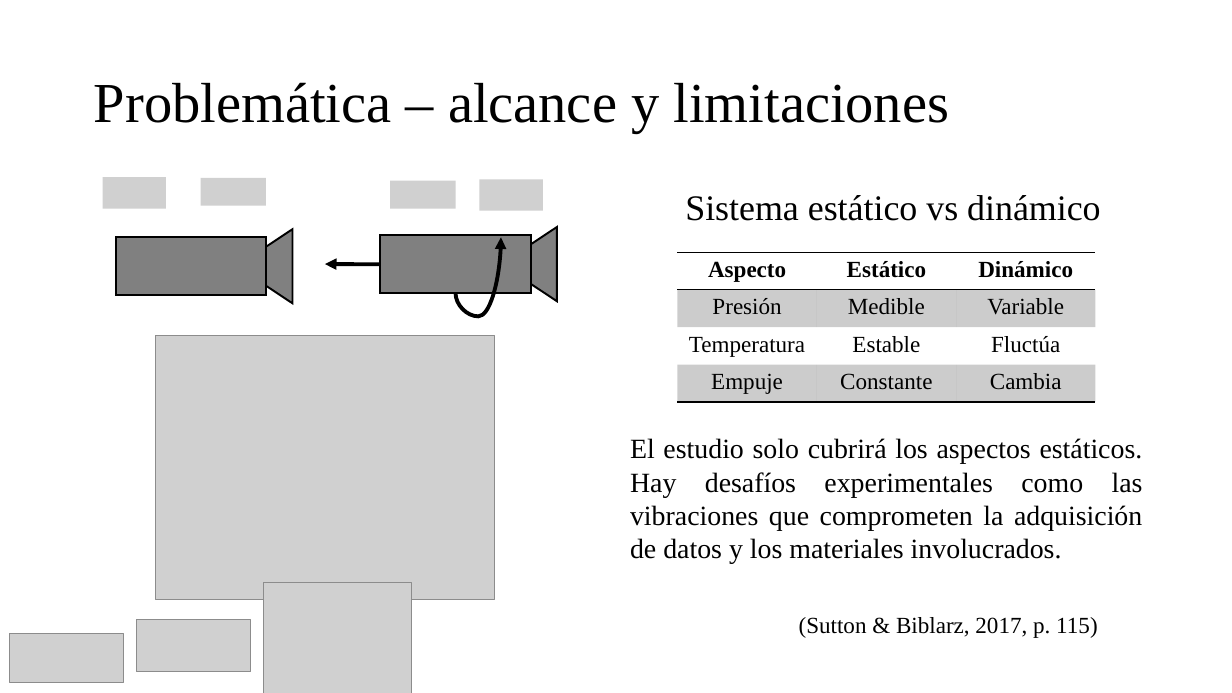
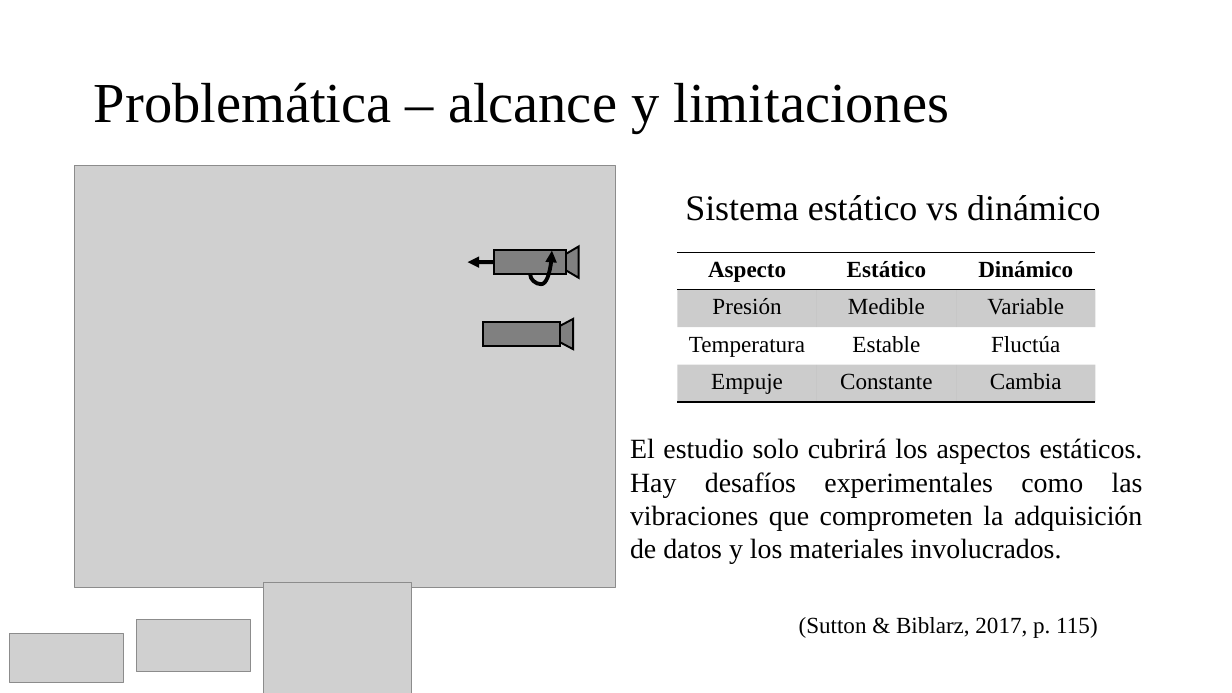
Before and after one commit to Archimedean2345/The-thermal-repository, a slide deck: slide 4 of PIAE2-Presentacion Tecnica.pptx. Drawn at 1232x693 pixels with LibreOffice and Linux fonts; fonts in the diff are those of the drawing; grey boxes stand for pictures; background and template pictures are left out. Boxes give left, top, right and bottom in pixels: in the first picture for what was removed or moved away, otherwise in the second. Text is boxed around its words. In the diff, an @@ line names an element or a change of style, - is before the commit and + after.

```diff
--- a/PIAE2-Presentacion Tecnica.pptx
+++ b/PIAE2-Presentacion Tecnica.pptx
@@ picture: place and size @@
-picture at (155, 335, 494, 600)
+picture at (75, 165, 616, 587)
@@ picture removed at (103, 177, 166, 209) @@
@@ picture removed at (201, 177, 266, 205) @@
@@ picture removed at (480, 179, 543, 211) @@
@@ picture removed at (390, 181, 456, 209) @@
@@ arrow moved from (381, 264) - (325, 264) to (494, 262) - (468, 262) @@
@@ rectangle: place and size @@
-rectangle at (381, 236, 531, 294)
+rectangle at (494, 250, 567, 274)
@@ curved arrow moved from (456, 293) - (501, 238) to (531, 274) - (552, 250) @@
@@ triangle: place and size @@
-triangle at (501, 227, 556, 301)
+triangle at (552, 246, 579, 278)
@@ picture added at (486, 297, 519, 313) @@
@@ picture added at (535, 299, 570, 313) @@
@@ rectangle: place and size @@
-rectangle at (116, 238, 267, 296)
+rectangle at (483, 323, 560, 347)
@@ triangle: place and size @@
-triangle at (237, 229, 292, 303)
+triangle at (544, 319, 573, 349)
```
Also in this commit, not shown: 2 other slides changed, 29 slides removed, 6 other files.
